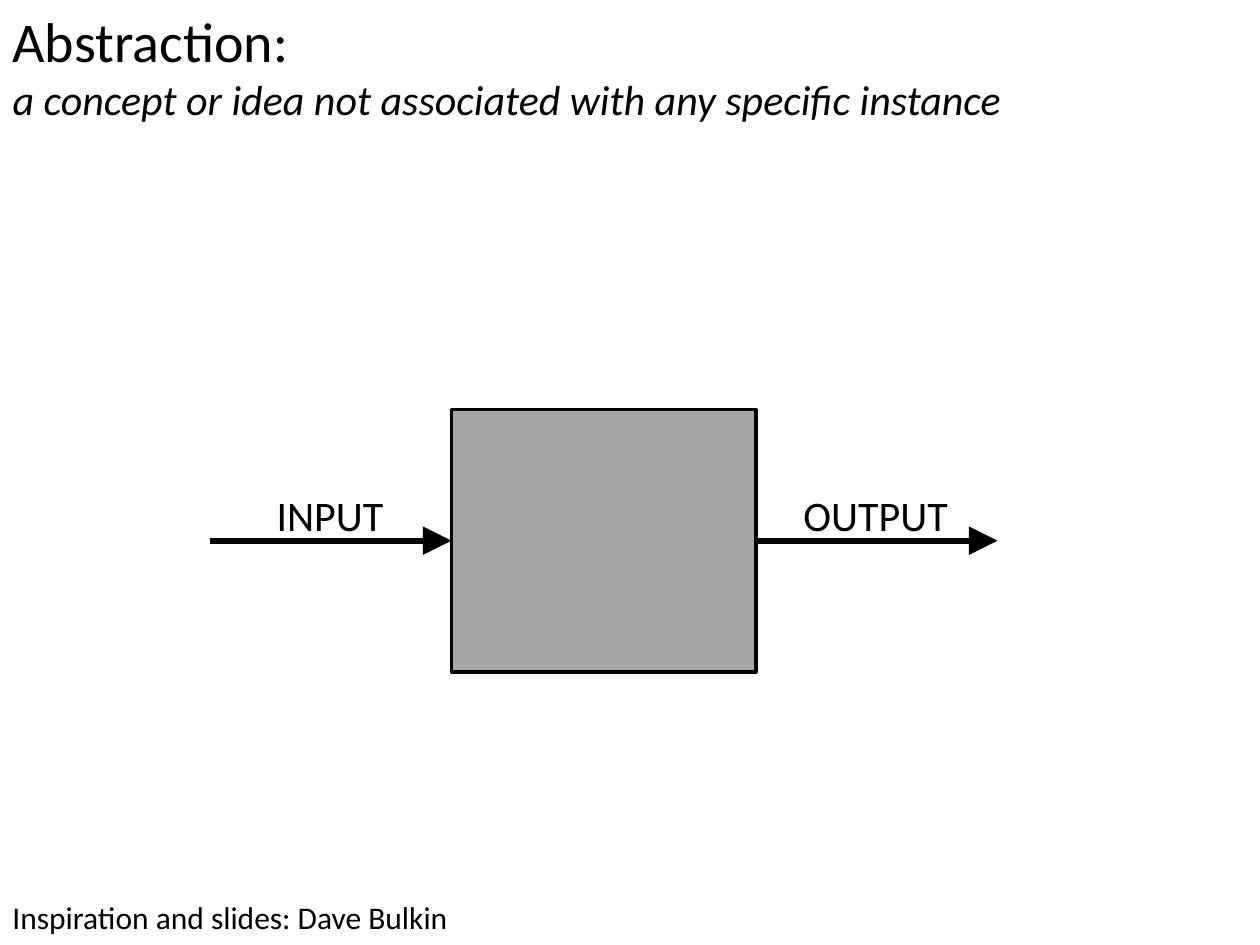
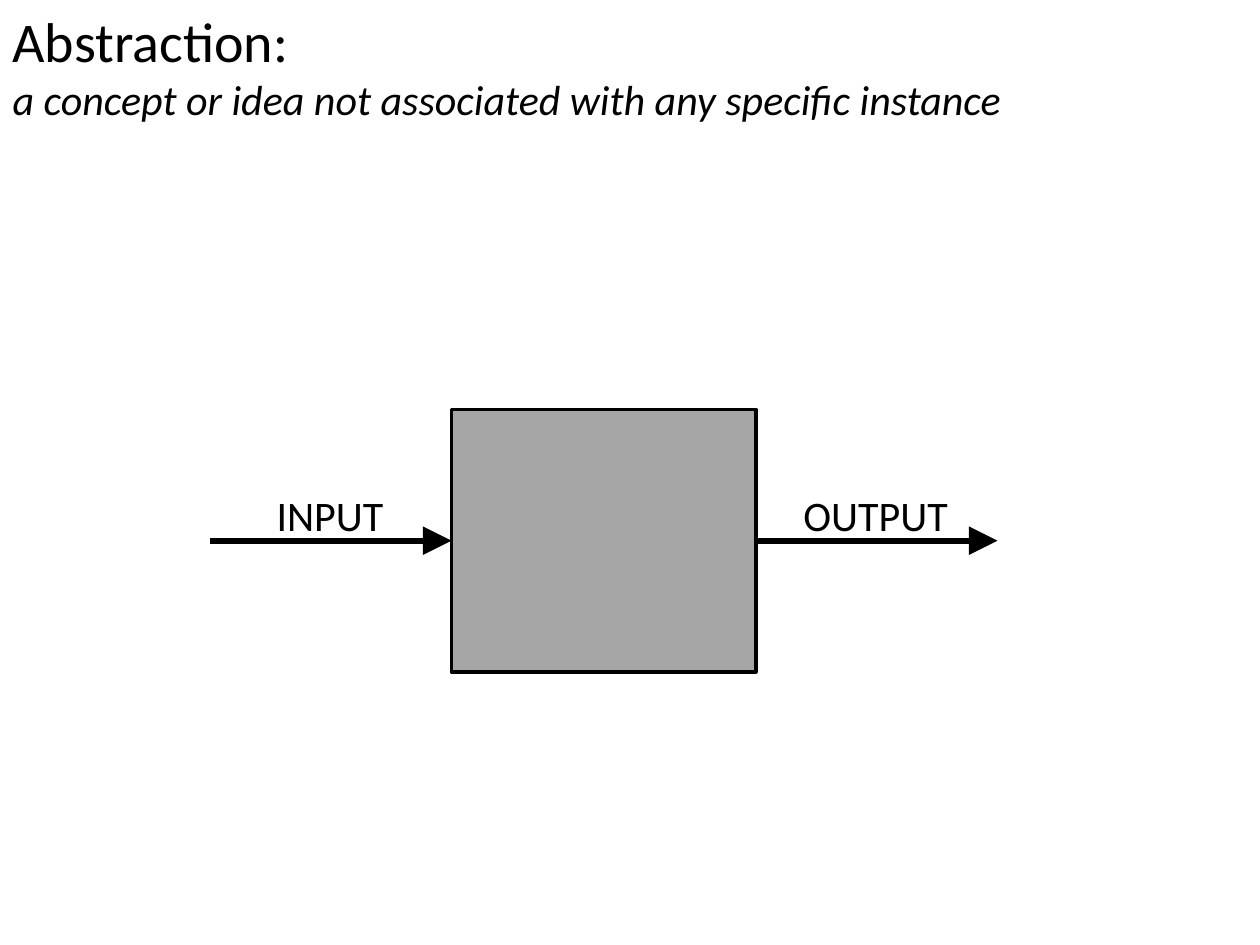
Before and after one commit to wmau/PythonForNeuro, a slide deck: slide 4 of Lecture1_Intro.pptx. Drawn at 1260x945 pixels with LibreOffice and Linux fonts; fonts in the diff are those of the drawing. Boxes give left, top, right and bottom in pixels: in the first picture for what was removed or moved away, otherwise in the second. Text is boxed around its words. In the diff, an @@ line names an element or a change of style, - is before the commit and + after.

Commit message:
Moved some text

```diff
--- a/Lecture1_Intro.pptx
+++ b/Lecture1_Intro.pptx
@@ text removed at [12,907,447,934] @@
-Inspiration and slides: Dave Bulkin
```
Also in this commit, not shown: 1 other slide changed.
